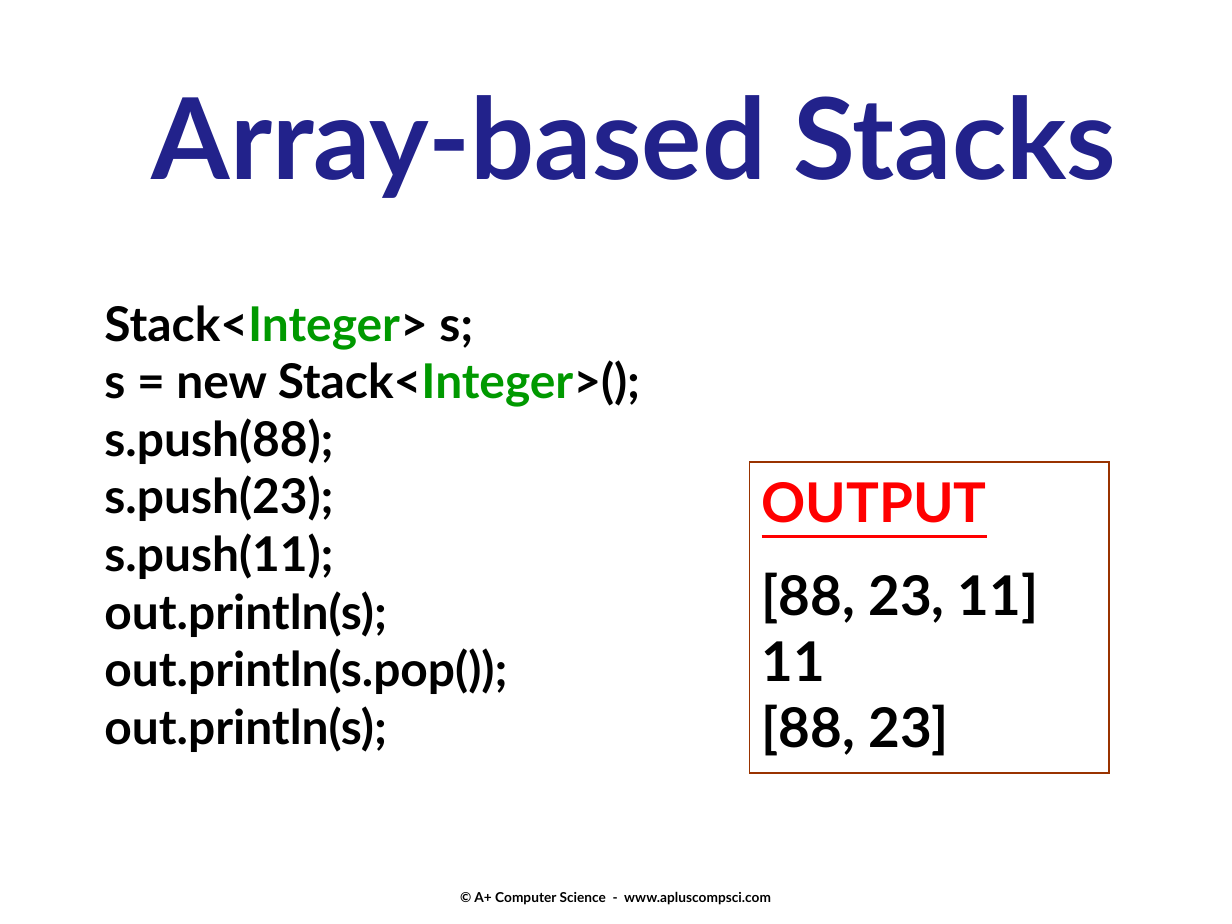
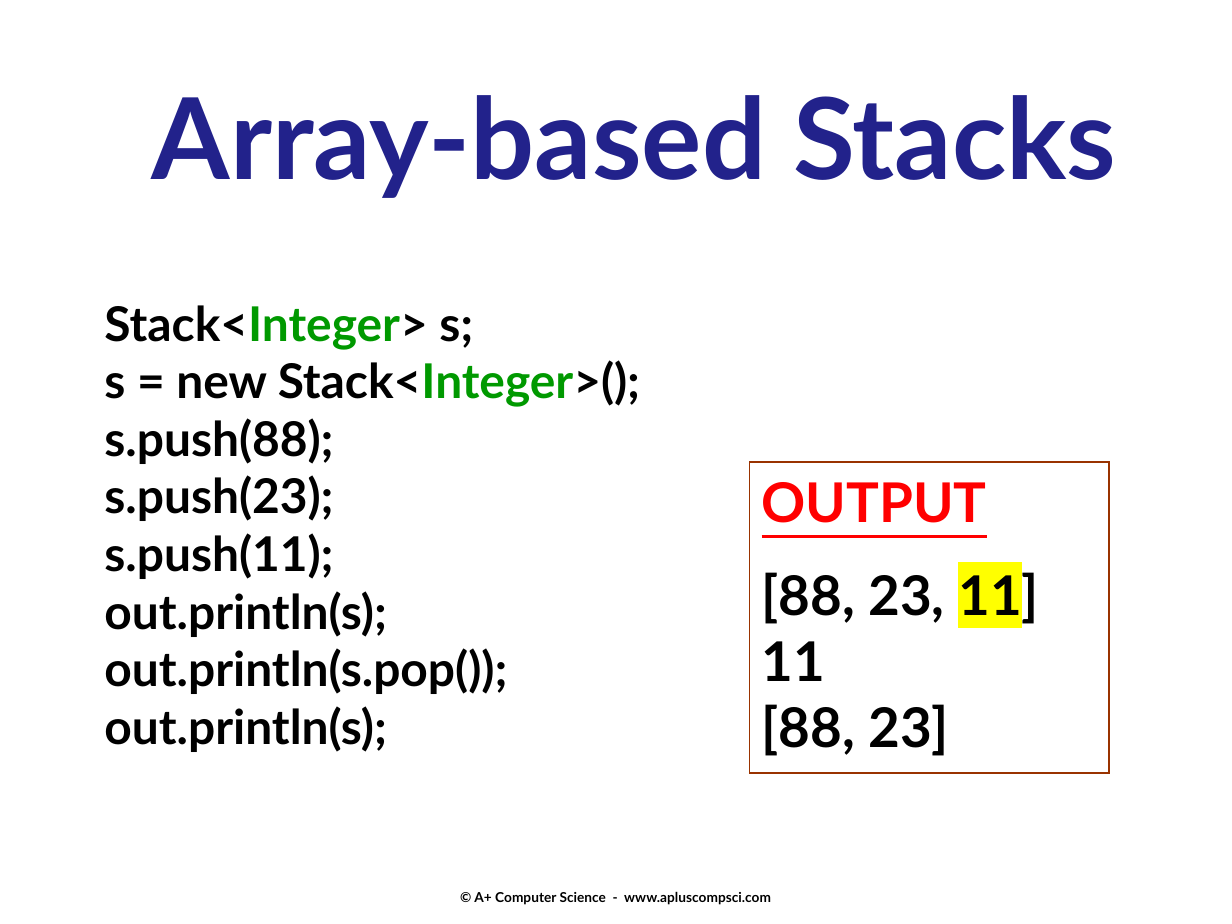
Before and after one commit to Cy-FairCS/cs3, a slide deck: slide 28 of u06b_stacks/notes/13a.stacks.pptx (slide 26 before the commit). Drawn at 1232x924 pixels with LibreOffice and Linux fonts; fonts in the diff are those of the drawing. Boxes give left, top, right and bottom in pixels: in the first picture for what was removed or moved away, otherwise in the second. Text is boxed around its words. In the diff, an @@ line names an element or a change of style, - is before the commit and + after.

```diff
--- a/u06b_stacks/notes/13a.stacks.pptx
+++ b/u06b_stacks/notes/13a.stacks.pptx
@@ text in rectangle at <box>762,568,1039,626</box>: highlight none to #FFFF00 in "11]" @@
```
Also in this commit, not shown: 3 other slides changed, 2 slides added.
